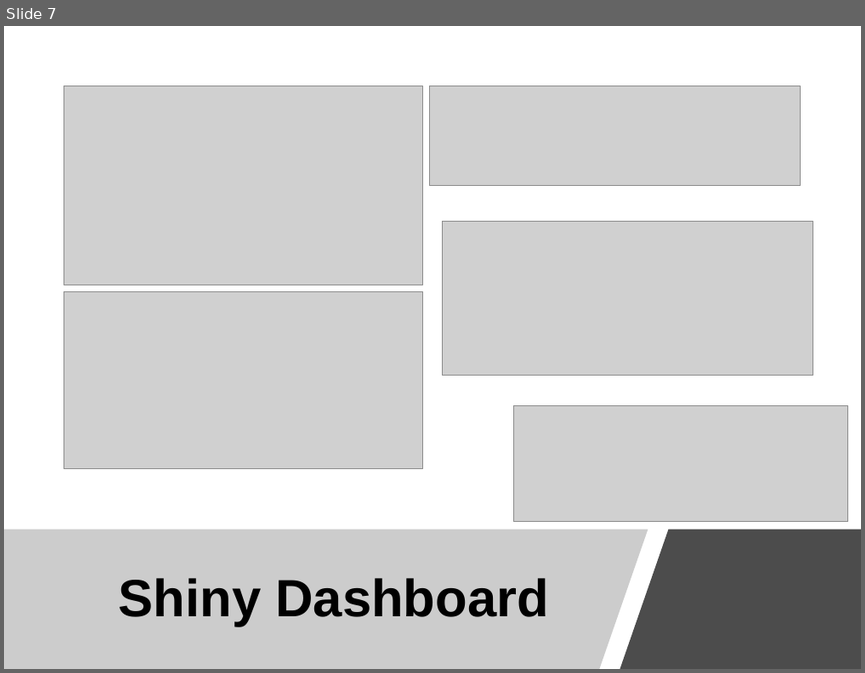
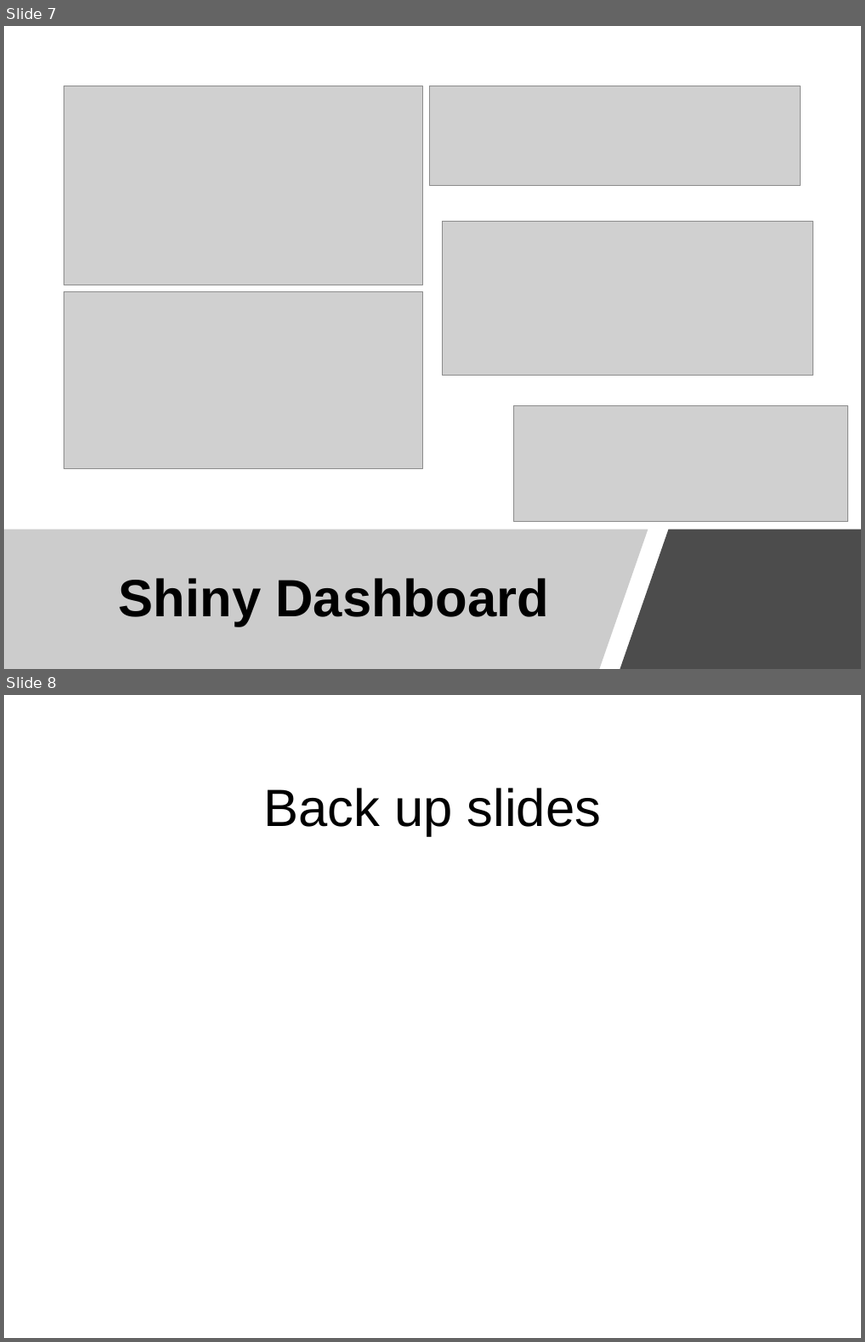
Before and after one commit to RMorton24/phs_group_project, a slide deck: Final Powerpoint presentation for 12.08.22.pptx. Shown one above the other, each under a label of ours: slide 7 before the commit, slides 7 and 8 after it. The pictures are 865x673 and 865x1342 pixels, drawn with LibreOffice and Linux fonts; fonts in the diff are those of the drawing; grey boxes stand for pictures. Boxes give left, top, right and bottom in pixels: in the first picture for what was removed or moved away, otherwise in the second. Text is boxed around its words. In the diff, an @@ line names an element or a change of style, - is before the commit and + after.

```diff
--- a/Final Powerpoint presentation for 12.08.22.pptx
+++ b/Final Powerpoint presentation for 12.08.22.pptx
@@ slide 8 added at (4, 695, 861, 1338), background #FFFFFF @@
@@ title added at (263, 788, 601, 836), 44 pt, text #000000 @@
+Back up slides
```
Also in this commit, not shown: 8 slides changed.
